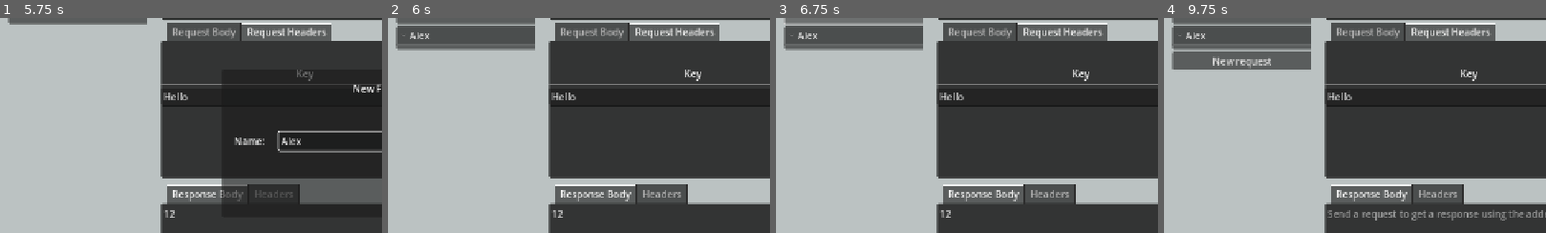
Above: before the commit, frames 1-4 (left to right).
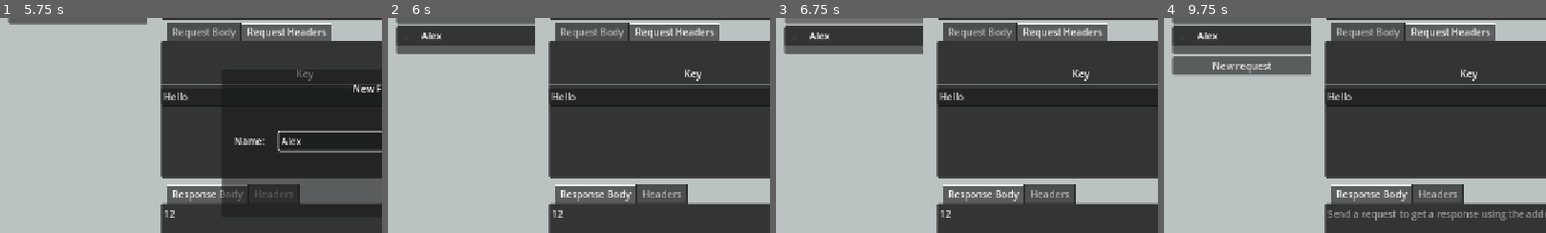
Above: after the commit, the same moments.

Repository: asiangoldfish/rest-client
Game: Godot game, scene res://levels/main.tscn
Same seed, same stepped clock (60 frames per second), same inputs: the game is played once before the commit and once after it.
Inputs (mouse positions are % of the whole screen's width and height, from its top left):
- Up to frame 1 (5.75 s): click "Request" at 0.5 s; click (64, 14) at 1.27 s; type "Alex" at 1.35 s; click (50, 19) at 1.5 s; type "12" at 1.58 s; click (60, 80) at 1.73 s; type "12" at 1.82 s; click "GET" at 2 s; click "New header" at 2.75 s; click "New header" at 3.5 s; click "Folder" at 4.25 s; click (53, 49) at 5.02 s; type "Alex" at 5.1 s
- Up to frame 2 (6 s): click "Confirm" at 5.75 s
- Up to frame 3 (6.75 s): click "Alex" at 6.5 s
- Up to frame 4 (9.75 s): click "Send" at 7.25 s; click "Insert Dummy Address" at 8 s; click "🗑️" at 8.75 s; click "Request" at 9.5 s
The pictures show only the part of the screen within x 0-50%, y 21-71%; the shares and areas given below are measured in that part.

Frame 1 is identical in both runs. In frame 2, 4.3% of the frame differs, in the area x 2-39%, y 3-17%; in frame 3, 4.3%; in frame 4, 5.9%, in the area x 2-39%, y 3-28%.

Commit message:
Add custom foldable menu

Diff:
--- a/levels/main.gd
+++ b/levels/main.gd
@@ -6,7 +6,7 @@
 @onready var new_folder_popup = find_child("NewFolderPopup")
 
 @onready var request_btn = preload("res://widgets/request_btn.tscn")
-@onready var request_folder = preload("res://widgets/request_folder.tscn")
+@onready var request_folder: PackedScene = preload("res://widgets/request_folder.tscn")
 
 # Called when the node enters the scene tree for the first time.
 func _ready() -> void:
@@ -21,8 +21,8 @@
 
 func folder_name_confirmed(folder_name: String):
     var new_folder: RequestFolder = request_folder.instantiate()
+    requests_list.add_child(new_folder)
     new_folder.title = folder_name
-    requests_list.add_child(new_folder)
 
 func title_was_changed(request_id: String, new_text: String):
     for child in requests_list.get_children():
@@ -75,14 +75,11 @@
 
         if folder_name and not folder_name.is_empty():
             # 1. Foldable Container
-            var new_folder = FoldableContainer.new()
+            var new_folder = request_folder.instantiate()
+            requests_list.add_child(new_folder)
+
             new_folder.title = folder_name
             new_folders[folder_name] = new_folder
-
-            # 2. VBoxContainer
-            var new_vbox = VBoxContainer.new()
-            new_folder.add_child(new_vbox)
-            requests_list.add_child(new_folder)
 
     # 3. Associated requests
     for request_id in RequestLoader.requests:
@@ -98,7 +95,7 @@
         # If the request is associated with a folder, it will go there.
         var folder_name = req.get("folder")
         if folder_name and not folder_name.is_empty():
-            new_folders[folder_name].add_child(new_btn)
+            new_folders[folder_name].add_item(new_btn)
         else:
             requests_list.add_child(new_btn)
 
--- a/menus/request_menu.gd
+++ b/menus/request_menu.gd
@@ -38,6 +38,9 @@
 
 
 func _input(event: InputEvent) -> void:
+    if not request:
+        return
+
     if event.is_action_pressed("save_request") and not request.request_id.is_empty():
         print("Request saved")
         save()
--- a/widgets/request_folder.gd
+++ b/widgets/request_folder.gd
@@ -1,16 +1,54 @@
-class_name RequestFolder extends FoldableContainer
+class_name RequestFolder extends Control
 
+@onready var folder_container: Container = self.find_child("FolderContainer")
+@onready var folder_name: Label = self.find_child("FolderName")
+@onready var arrow_label: Label = self.find_child("ArrowLabel")
+
+# If true, show all child requests
+@onready var is_expanded: bool = false:
+    get:
+        return is_expanded
+    set(new_value):
+        folder_container.visible = new_value
+        is_expanded = new_value
+
+        if new_value:
+            arrow_label.text = "⌄"
+        else:
+            arrow_label.text = "⌃"
+
+# Change the name of the folder
+@export var title: String = "New title":
+    get:
+        return title
+    set(new_value):
+        self.folder_name.text = new_value
+        title = new_value
+
+func add_item(node: Control):
+    self.folder_container.add_child(node)
 
 # ---------------------------------------------
 # Drag and drop
 # ---------------------------------------------
+# Check whether the dragged Control node can be dropped
 func _can_drop_data(position, data):
     return data.has("type") and data.type == "button"
 
+# Drop the Control node here
 func _drop_data(position, data):
     print("Request '" + data.node.request_name + "' moved to folder '" + self.title + "'")
 
     var btn = data.node
     btn.folder = self.title
     btn.get_parent().remove_child(btn)
-    self.add_child(btn)
+    self.add_item(btn)
+
+# The user clicks to expand or colapse the request folder
+
+
+func _on_header_container_gui_input(event: InputEvent) -> void:
+    if event is InputEventMouseButton:
+        if event.button_index == MOUSE_BUTTON_LEFT:
+            if event.pressed:
+                self.is_expanded = !self.is_expanded
--- a/widgets/request_folder.tscn
+++ b/widgets/request_folder.tscn
@@ -1,8 +1,55 @@
-[gd_scene load_steps=2 format=3 uid="uid://c5rn4vdt3cdiv"]
+[gd_scene load_steps=3 format=3 uid="uid://b847gooblslh1"]
 
 [ext_resource type="Script" uid="uid://bxl2pd8qgsmwj" path="res://widgets/request_folder.gd" id="1_i8uqo"]
 
-[node name="RequestFolder" type="FoldableContainer"]
-offset_right = 24.0
-offset_bottom = 32.0
+[sub_resource type="StyleBoxLine" id="StyleBoxLine_i8uqo"]
+color = Color(0, 0, 0, 0)
+
+[node name="RequestFolder" type="PanelContainer"]
+offset_right = 135.0
+offset_bottom = 47.0
 script = ExtResource("1_i8uqo")
+
+[node name="VBoxContainer" type="VBoxContainer" parent="."]
+layout_mode = 2
+
+[node name="HeaderContainer" type="PanelContainer" parent="VBoxContainer"]
+layout_mode = 2
+mouse_default_cursor_shape = 2
+
+[node name="MarginContainer" type="MarginContainer" parent="VBoxContainer/HeaderContainer"]
+layout_mode = 2
+theme_override_constants/margin_left = 10
+theme_override_constants/margin_top = 5
+theme_override_constants/margin_right = 10
+theme_override_constants/margin_bottom = 5
+
+[node name="HBoxContainer" type="HBoxContainer" parent="VBoxContainer/HeaderContainer/MarginContainer"]
+layout_mode = 2
+
+[node name="ArrowLabel" type="Label" parent="VBoxContainer/HeaderContainer/MarginContainer/HBoxContainer"]
+layout_mode = 2
+theme_override_colors/font_color = Color(0.3180198, 0.31801978, 0.31801975, 1)
+text = "⌄"
+
+[node name="VSeparator" type="VSeparator" parent="VBoxContainer/HeaderContainer/MarginContainer/HBoxContainer"]
+layout_mode = 2
+theme_override_constants/separation = 10
+theme_override_styles/separator = SubResource("StyleBoxLine_i8uqo")
+
+[node name="FolderName" type="Label" parent="VBoxContainer/HeaderContainer/MarginContainer/HBoxContainer"]
+layout_mode = 2
+size_flags_horizontal = 3
+text = "Folder Title"
+
+[node name="VBoxContainer" type="VBoxContainer" parent="VBoxContainer"]
+layout_mode = 2
+
+[node name="FolderContainer" type="MarginContainer" parent="VBoxContainer/VBoxContainer"]
+layout_mode = 2
+theme_override_constants/margin_left = 5
+theme_override_constants/margin_top = 5
+theme_override_constants/margin_right = 5
+theme_override_constants/margin_bottom = 5
+
+[connection signal="gui_input" from="VBoxContainer/HeaderContainer" to="." method="_on_header_container_gui_input"]
Not shown: 1 places in levels/main.tscn that only renumber resources
